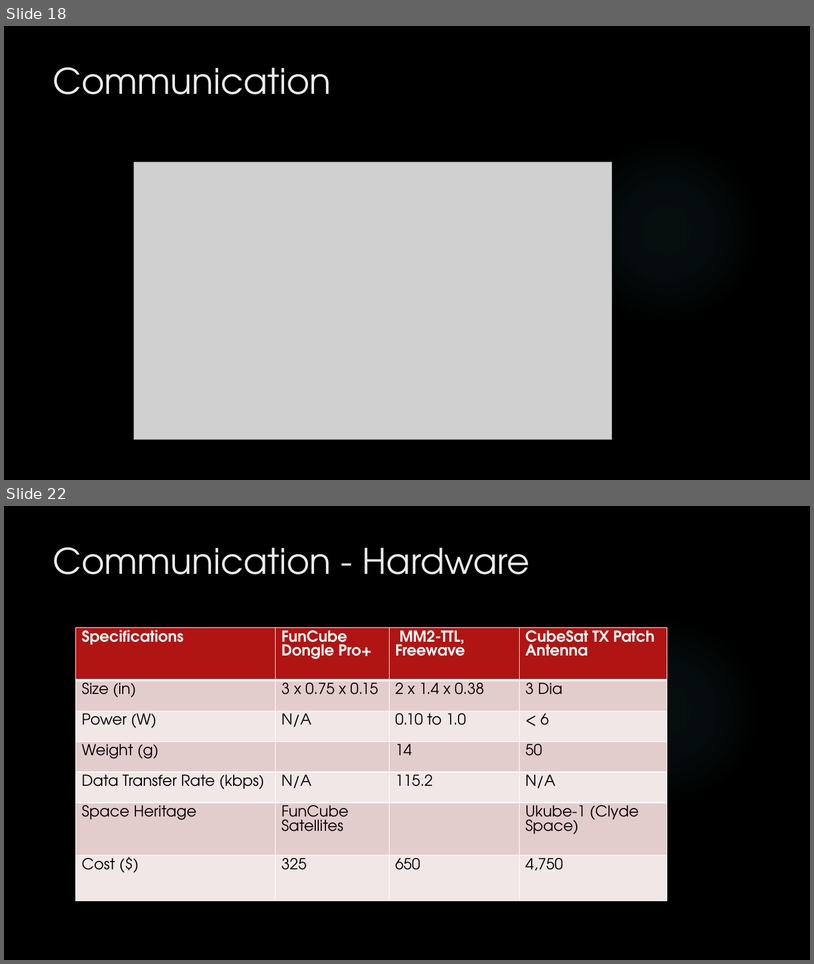
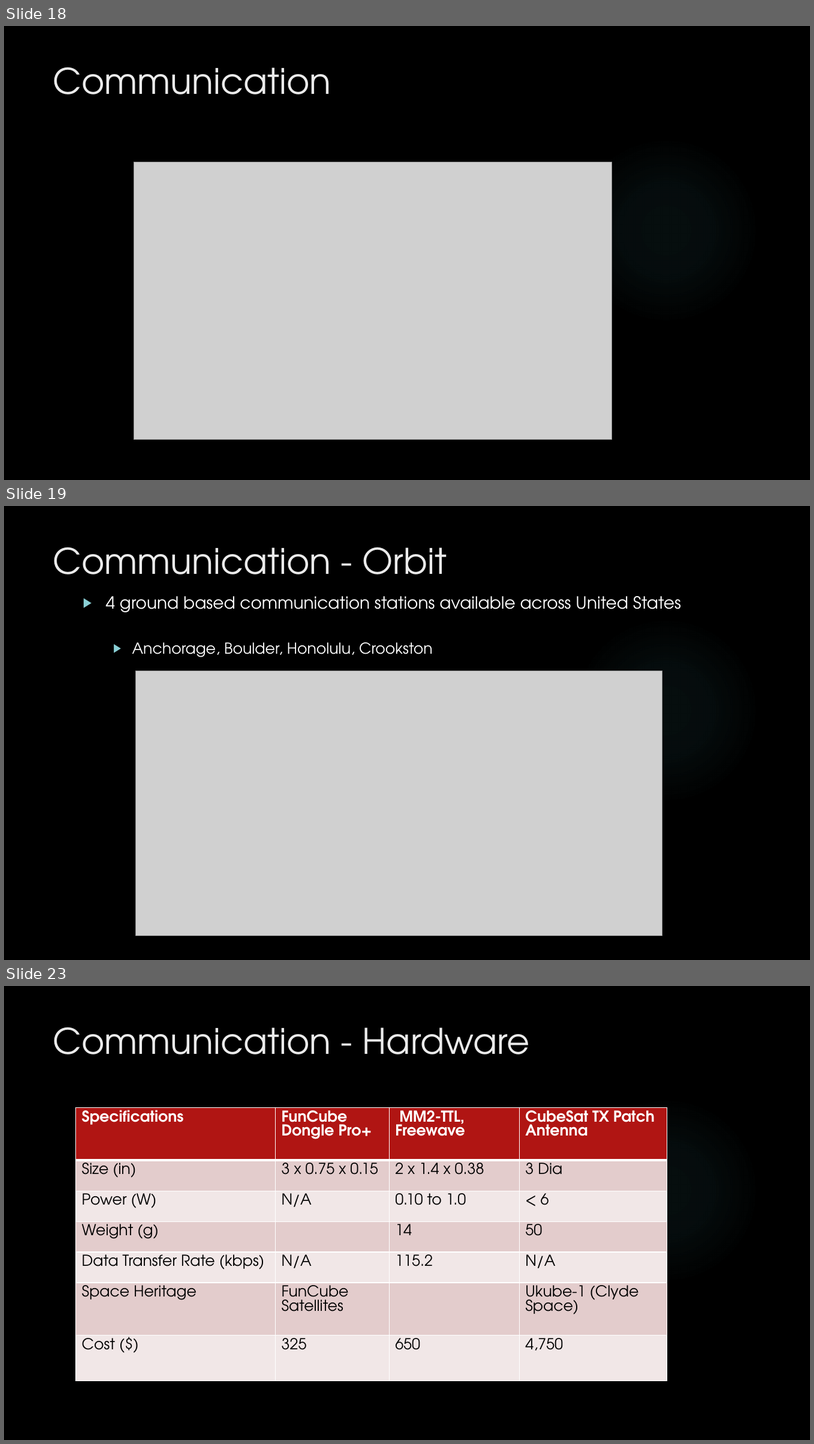
Before and after one commit to HASP-UMN/CubeSat, a slide deck: Presentations/PDR_Presentation.pptx. Shown one above the other, each under a label of ours: slides 18 and 22 before the commit, slides 18, 19 and 23 after it; the slides between them are not shown. The pictures are 814x964 and 814x1444 pixels, drawn with LibreOffice and Linux fonts; fonts in the diff are those of the drawing; grey boxes stand for pictures; background and template pictures are left out. Boxes give left, top, right and bottom in pixels: in the first picture for what was removed or moved away, otherwise in the second. Text is boxed around its words. In the diff, an @@ line names an element or a change of style, - is before the commit and + after.

```diff
--- a/Presentations/PDR_Presentation.pptx
+++ b/Presentations/PDR_Presentation.pptx
@@ slide 19 added at [4, 506, 810, 960], background picture (left out); not listed: 1 template element that a slide beside it also shows @@
@@ title added at [53, 547, 447, 574], 42 pt, text #EBEBEB @@
+Communication - Orbit
@@ text added at [106, 596, 681, 657], 20 pt, text #FFFFFF @@
+▶ 4 ground based communication stations available across United States
+  ▶ Anchorage, Boulder, Honolulu, Crookston
@@ picture added at [136, 671, 663, 936] @@
@@ what was slide 22 is now slide 23 @@
```
Also in this commit, not shown: 3 slides changed.
